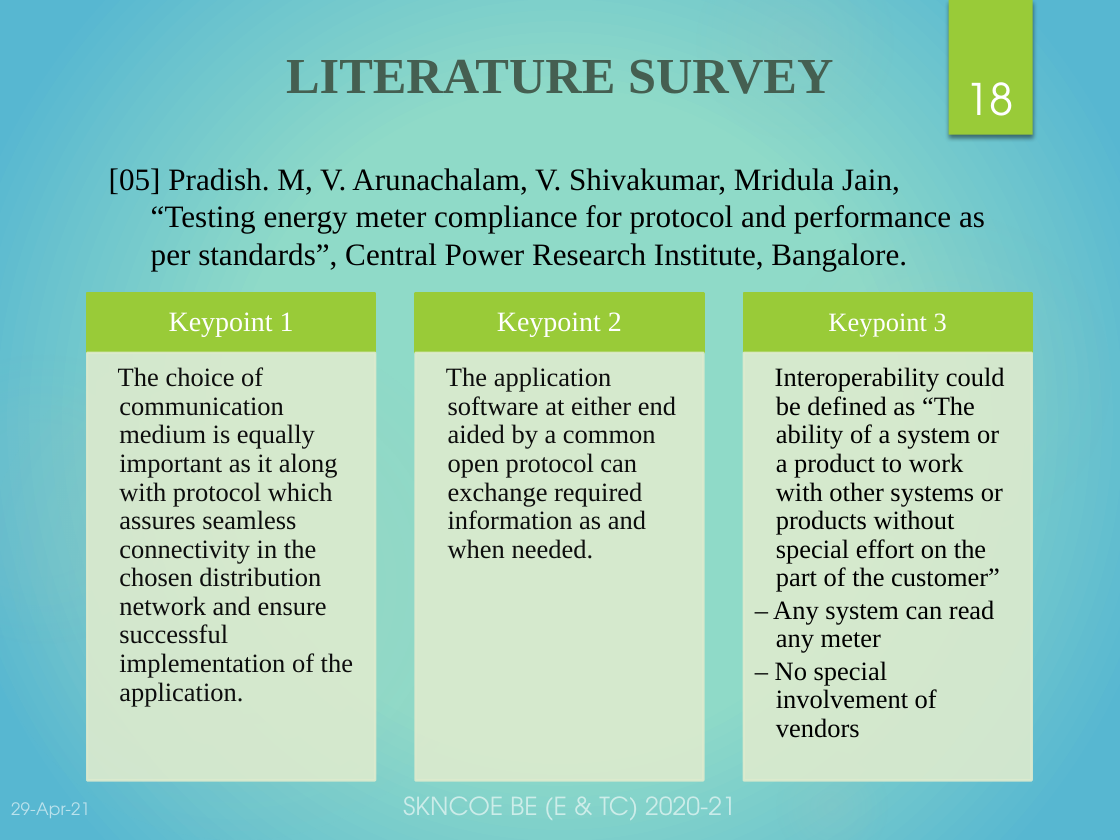
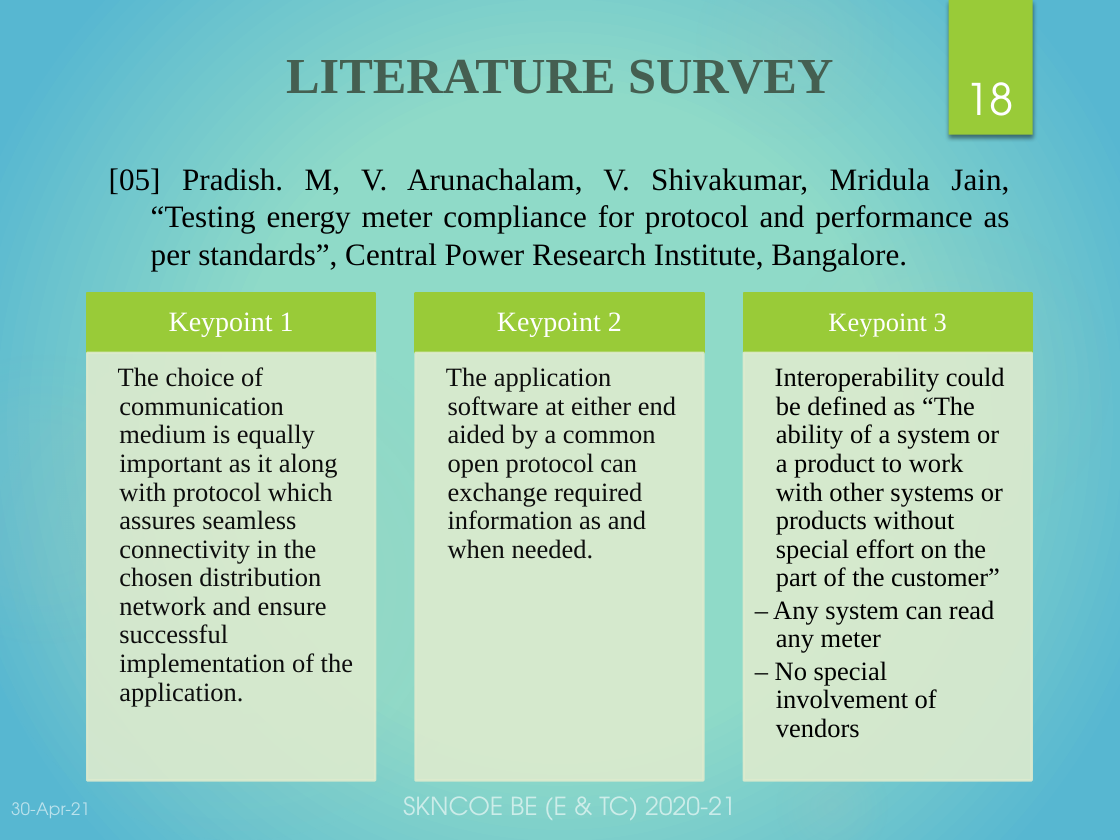
Before and after one commit to WorkWithSoham/Optical_Port_Data_Communication, a slide deck: slide 18 of FINAL OpticalPort-DataCommunication.pptx. Drawn at 1120x840 pixels with LibreOffice and Linux fonts; fonts in the diff are those of the drawing. Boxes give left, top, right and bottom in pixels: in the first picture for what was removed or moved away, otherwise in the second. Text is boxed around its words. In the diff, an @@ line names an element or a change of style, - is before the commit and + after.

```diff
--- a/FINAL OpticalPort-DataCommunication.pptx
+++ b/FINAL OpticalPort-DataCommunication.pptx
@@ text "[05] Pradish. M, V. Arunachalam, ..." at bbox=[109, 168, 1010, 270]: alignment left to justified @@
@@ text at bbox=[11, 802, 90, 818]: text changed @@
-29-Apr-21
+30-Apr-21
```
Also in this commit, not shown: 29 other slides changed.
